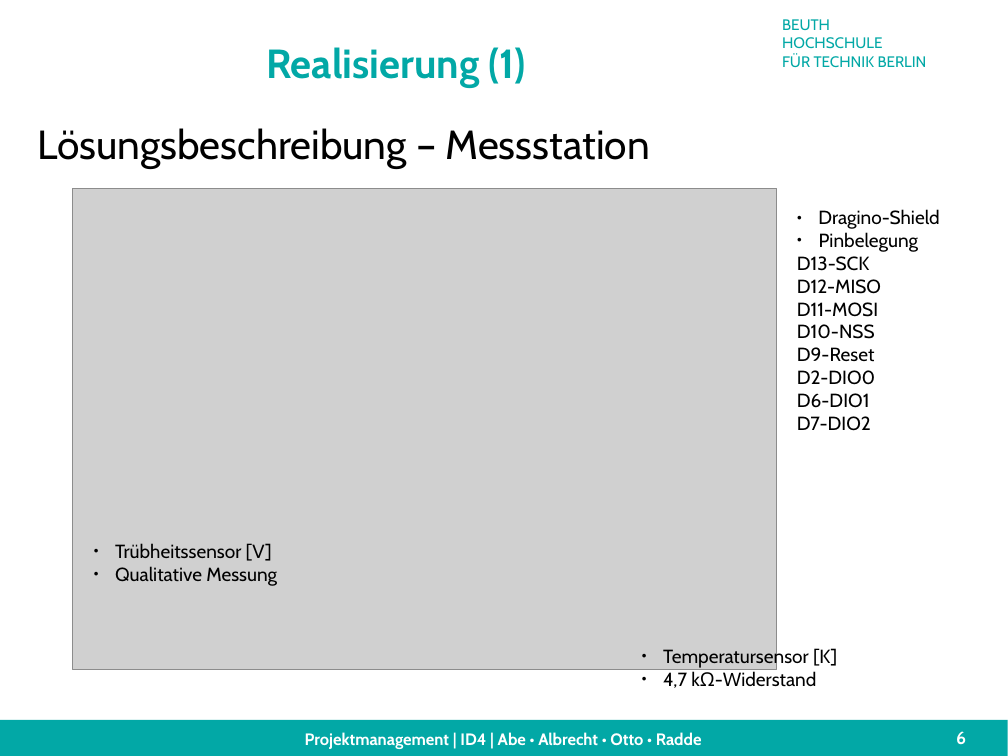
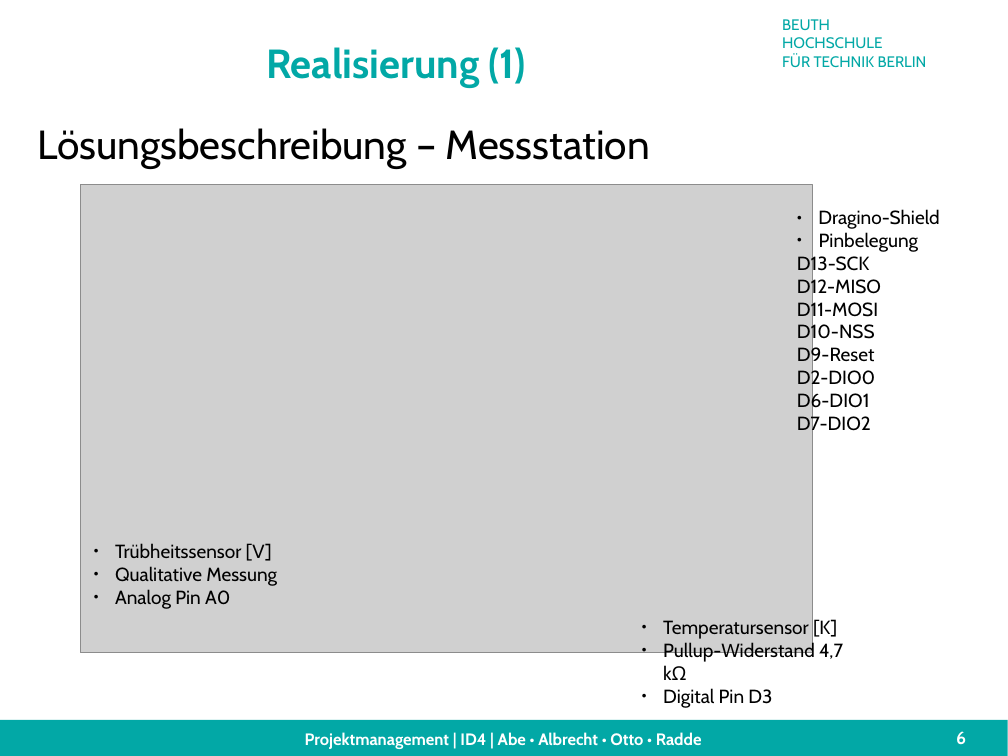
Before and after one commit to technologiestiftung/flussbad, a slide deck: slide 6 of doc/presentation/finalPresentation.odp. Drawn at 1008x756 pixels with LibreOffice and Linux fonts; fonts in the diff are those of the drawing; grey boxes stand for pictures; background and template pictures are left out. Boxes give left, top, right and bottom in pixels: in the first picture for what was removed or moved away, otherwise in the second. Text is boxed around its words. In the diff, an @@ line names an element or a change of style, - is before the commit and + after.

```diff
--- a/doc/presentation/finalPresentation.odp
+++ b/doc/presentation/finalPresentation.odp
@@ picture: place and size @@
-picture at bbox=[72, 188, 777, 670]
+picture at bbox=[80, 185, 812, 653]
@@ text at bbox=[115, 589, 230, 609]: paragraph added @@
+  ● Analog Pin A0
@@ text "Temperatursensor [K]": place and size @@
-text "Temperatursensor [K]" at bbox=[663, 647, 837, 688]
+text "Temperatursensor [K]" at bbox=[663, 619, 843, 708]
@@ text at bbox=[663, 641, 843, 708]: text changed @@
-  ● 4,7 kΩ-Widerstand
+  ● Pullup-Widerstand 4,7 kΩ
+  ● Digital Pin D3
```
Also in this commit, not shown: 1 other slide changed.
